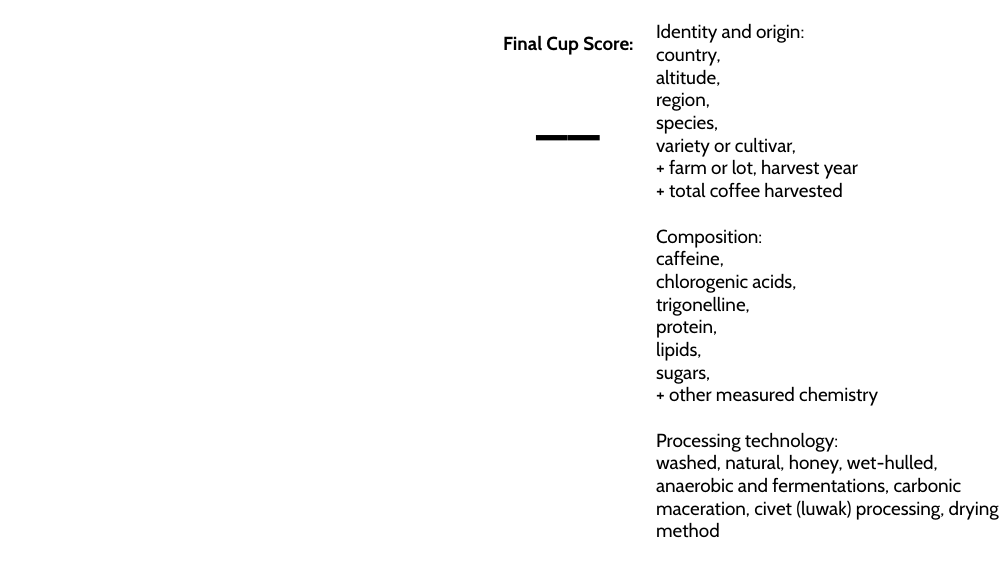
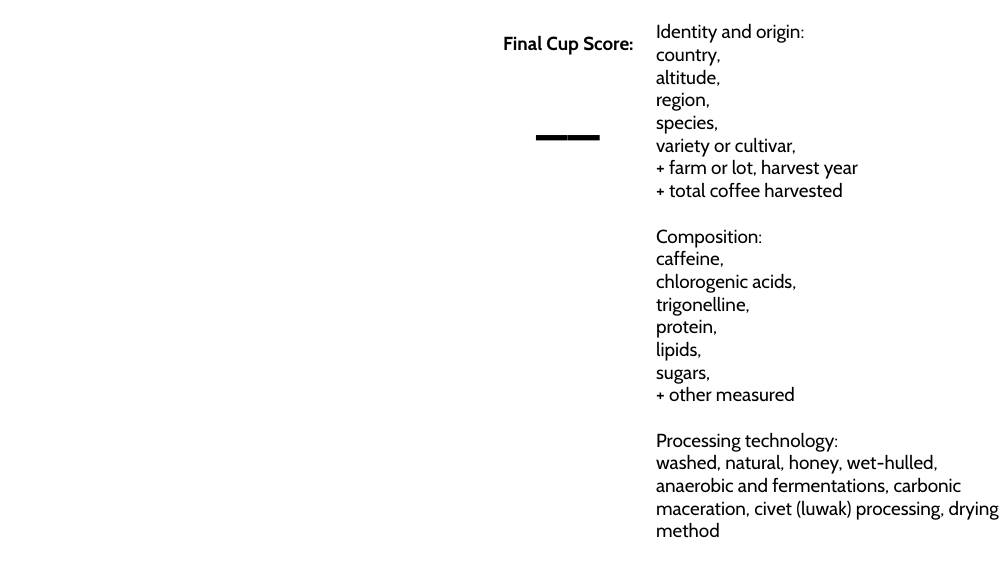
Before and after one commit to benjiro000/project-2-ml-rizki, a slide deck: slide 8 of presentation/project-2-ml-rizki-presentation.pptx (slide 9 before the commit). Drawn at 1008x567 pixels with LibreOffice and Linux fonts; fonts in the diff are those of the drawing. Boxes give left, top, right and bottom in pixels: in the first picture for what was removed or moved away, otherwise in the second. Text is boxed around its words. In the diff, an @@ line names an element or a change of style, - is before the commit and + after.

```diff
--- a/presentation/project-2-ml-rizki-presentation.pptx
+++ b/presentation/project-2-ml-rizki-presentation.pptx
@@ text at [669, 386, 795, 402]: text changed @@
-+ other measured chemistry
++ other measured
```
Also in this commit, not shown: 5 other slides changed, 1 slide added, 2 slides removed.
